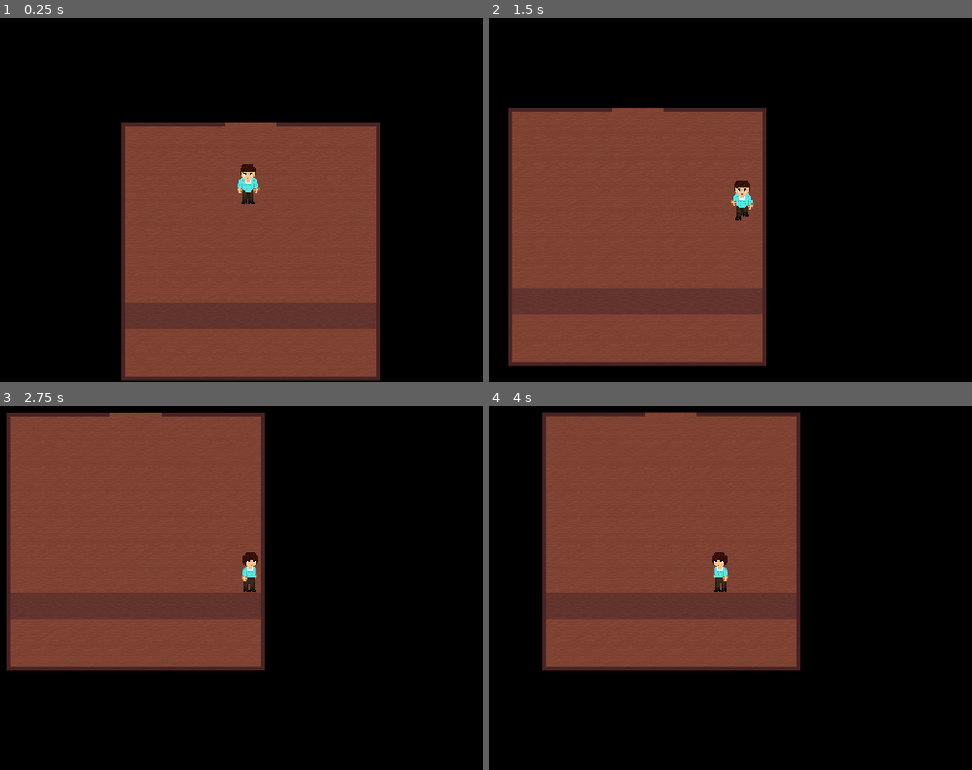
Above: before the commit, frames 1-4 (two rows, left to right).
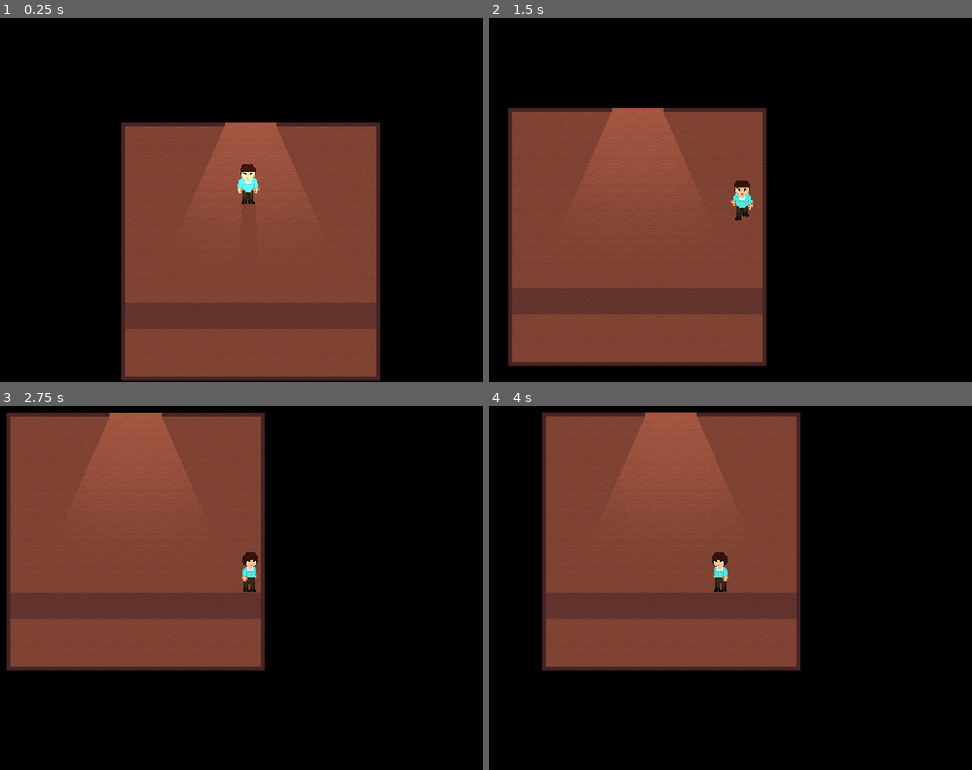
Above: after the commit, the same moments.

Repository: ordinary-dev/student-quest
Game: Godot game, scene res://Scenes/templates/Store.tscn
Two runs of this game, one before a commit and one after it. Both use one fixed random seed, a clock stepped at 60 frames per second and the inputs below. This scene is started directly instead of the project's main scene.
Inputs (mouse positions are in pixels of both pictures, inside the frame that each line leads up to):
- Up to frame 1 (0.25 s): no input
- Up to frame 2 (1.5 s): tap Enter (ui_accept) at 0.5, 0.77 s; move the mouse to (899, 141) at 0.52 s; hold Right (ui_right) 0.53-1.28 s; click (899, 141) at 0.67 s; move the mouse to (571, 185) at 1.27 s; hold Down (ui_down) from 1.28 s (still down)
- Up to frame 3 (2.75 s): tap Enter (ui_accept) at 1.52 s; move the mouse to (313, 456) at 2.02 s; release Down (ui_down) at 2.03 s; hold Right (ui_right) from 2.03 s (still down)
- Up to frame 4 (4 s): move the mouse to (687, 638) at 2.77 s; release Right (ui_right) at 2.78 s; hold Shift (speed_up) 2.78-3.53 s; click (687, 638) at 2.92 s; tap Enter (ui_accept) at 3.02, 3.5, 3.77 s; move the mouse to (957, 617) at 3.52 s; hold Left (ui_left) from 3.53 s (still down)

The runs differ from the first frame. In frame 1, 2.5% of the frame differs, in the area x 41-62%, y 28-49%; in frame 2, 2.5%; in frame 3, 2.5%; in frame 4, 2.5%.

Commit message:
Add light and static body to store

Diff:
--- a/Scenes/templates/Store.tscn
+++ b/Scenes/templates/Store.tscn
@@ -1,8 +1,9 @@
-[gd_scene load_steps=5 format=2]
+[gd_scene load_steps=7 format=2]
 
 [ext_resource path="res://Tilemaps/store/store.tres" type="TileSet" id=1]
 [ext_resource path="res://Scenes/templates/Body.tscn" type="PackedScene" id=2]
 [ext_resource path="res://Scenes/triggers/FunctionCaller.tscn" type="PackedScene" id=3]
+[ext_resource path="res://Sprites/light.png" type="Texture" id=4]
 
 [sub_resource type="GDScript" id=1]
 script/source = "extends Node2D
@@ -17,6 +18,9 @@
 func load_street():
 	get_node(\"/root/scene_loader\").load_scene(street_scene)
 "
+
+[sub_resource type="RectangleShape2D" id=2]
+extents = Vector2( 80, 15 )
 
 [node name="Node2D" type="Node2D"]
 script = SubResource( 1 )
@@ -47,3 +51,16 @@
 label = "Выйти"
 object_name = NodePath("..")
 function_name = "load_street"
+
+[node name="Light2D" type="Light2D" parent="."]
+position = Vector2( 576, -136 )
+texture = ExtResource( 4 )
+texture_scale = 25.0
+energy = 0.6
+shadow_enabled = true
+
+[node name="StaticBody2D" type="StaticBody2D" parent="."]
+position = Vector2( 576, -24 )
+
+[node name="CollisionShape2D" type="CollisionShape2D" parent="StaticBody2D"]
+shape = SubResource( 2 )
--- a/Tilemaps/store/store.tres
+++ b/Tilemaps/store/store.tres
@@ -1,14 +1,23 @@
-[gd_resource type="TileSet" load_steps=5 format=2]
+[gd_resource type="TileSet" load_steps=8 format=2]
 
 [ext_resource path="res://Tilemaps/store/store_atlas.png" type="Texture" id=1]
+
+[sub_resource type="OccluderPolygon2D" id=6]
+polygon = PoolVector2Array( 0, 0, 32, 0, 32, 32, 0, 32 )
 
 [sub_resource type="ConvexPolygonShape2D" id=1]
 points = PoolVector2Array( 0, 0, 32, 0, 32, 32, 0, 32 )
 
-[sub_resource type="ConvexPolygonShape2D" id=2]
+[sub_resource type="OccluderPolygon2D" id=2]
+polygon = PoolVector2Array( 27.3828, 27.2707, 27.3828, 0, 32, 0, 32, 32, 0, 32, 0, 27.4645 )
+
+[sub_resource type="ConvexPolygonShape2D" id=3]
 points = PoolVector2Array( 27.1244, 27.1415, 27.1244, 0, 32, 0, 32, 32, 0, 32, 0, 27.1415 )
 
-[sub_resource type="ConvexPolygonShape2D" id=3]
+[sub_resource type="OccluderPolygon2D" id=4]
+polygon = PoolVector2Array( 32, 0, 27.0171, 0, 27.2109, 32, 32, 32 )
+
+[sub_resource type="ConvexPolygonShape2D" id=5]
 points = PoolVector2Array( 27.1463, 0, 32, 0, 32, 32, 27.1463, 32 )
 
 [resource]
@@ -29,6 +38,7 @@
 1/region = Rect2( 32, 0, 32, 32 )
 1/tile_mode = 0
 1/occluder_offset = Vector2( 0, 0 )
+1/occluder = SubResource( 6 )
 1/navigation_offset = Vector2( 0, 0 )
 1/shapes = [ {
 "autotile_coord": Vector2( 0, 0 ),
@@ -45,12 +55,13 @@
 2/region = Rect2( 32, 32, 32, 32 )
 2/tile_mode = 0
 2/occluder_offset = Vector2( 0, 0 )
+2/occluder = SubResource( 2 )
 2/navigation_offset = Vector2( 0, 0 )
 2/shapes = [ {
 "autotile_coord": Vector2( 0, 0 ),
 "one_way": false,
 "one_way_margin": 1.0,
-"shape": SubResource( 2 ),
+"shape": SubResource( 3 ),
 "shape_transform": Transform2D( 1, 0, 0, 1, 0, 0 )
 } ]
 2/z_index = 0
@@ -61,12 +72,13 @@
 3/region = Rect2( 0, 32, 32, 32 )
 3/tile_mode = 0
 3/occluder_offset = Vector2( 0, 0 )
+3/occluder = SubResource( 4 )
 3/navigation_offset = Vector2( 0, 0 )
 3/shapes = [ {
 "autotile_coord": Vector2( 0, 0 ),
 "one_way": false,
 "one_way_margin": 1.0,
-"shape": SubResource( 3 ),
+"shape": SubResource( 5 ),
 "shape_transform": Transform2D( 1, 0, 0, 1, 0, 0 )
 } ]
 3/z_index = 0
